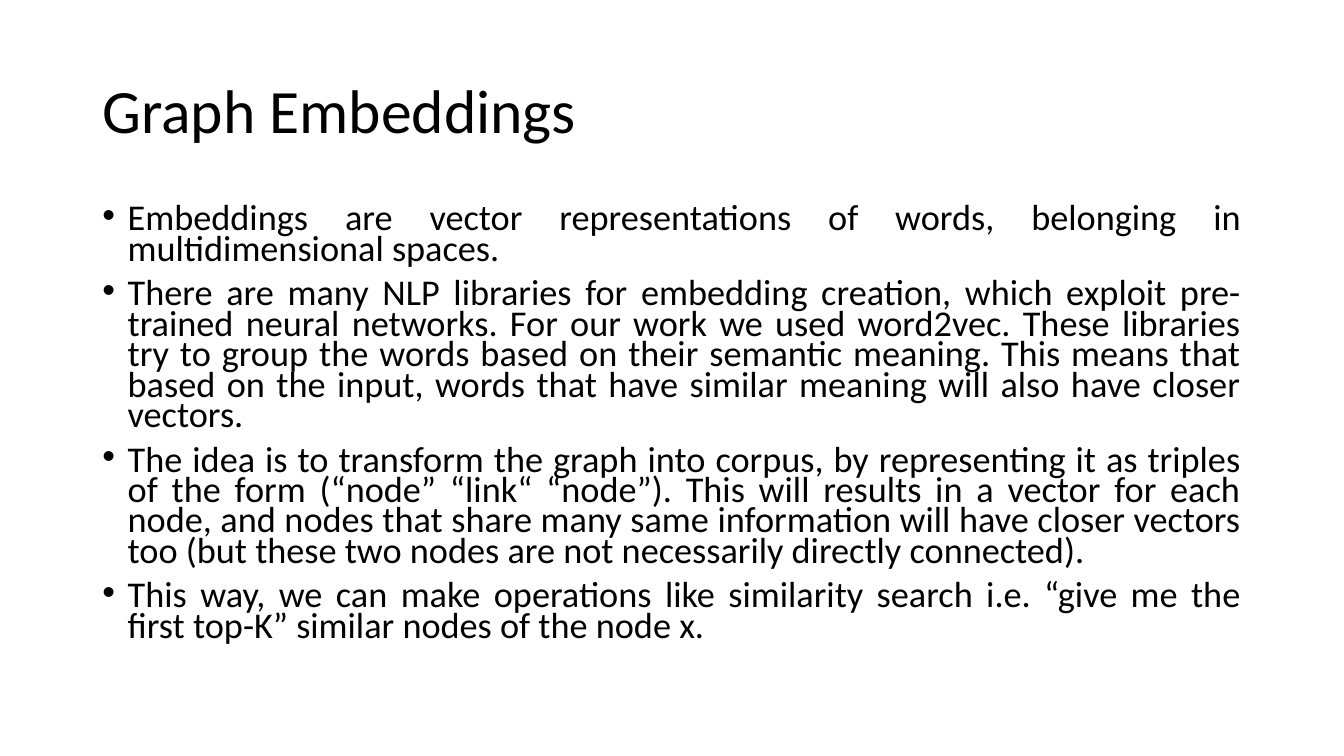
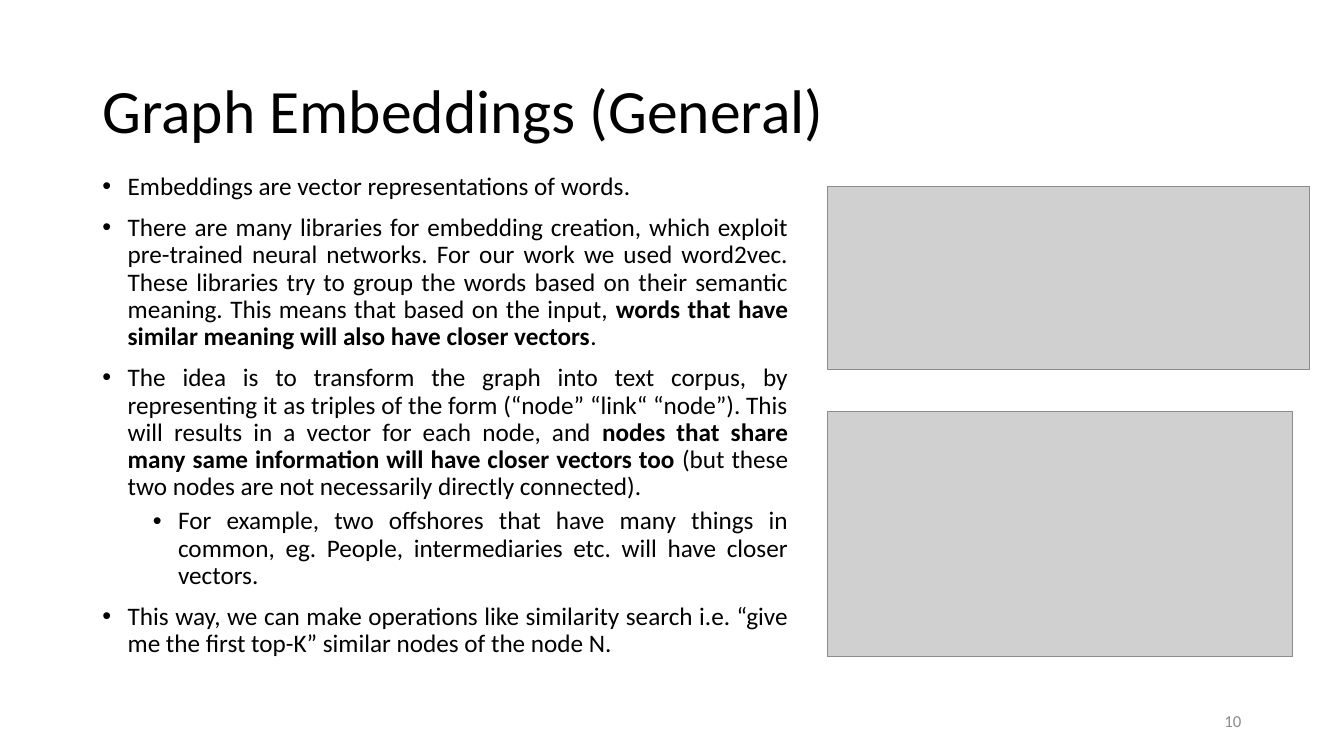
Before and after one commit to MChatzakis/Panama-Papers-Analysis, a slide deck: slide 10 of Presentation/panama_papers.pptx. Drawn at 1344x756 pixels with LibreOffice and Linux fonts; fonts in the diff are those of the drawing; grey boxes stand for pictures. Boxes give left, top, right and bottom in pixels: in the first picture for what was removed or moved away, otherwise in the second. Text is boxed around its words. In the diff, an @@ line names an element or a change of style, - is before the commit and + after.

```diff
--- a/Presentation/panama_papers.pptx
+++ b/Presentation/panama_papers.pptx
@@ title at [102, 88, 824, 144]: text changed @@
-Graph Embeddings
+Graph Embeddings (General)
@@ text at [128, 177, 789, 656]: text changed; size 25.9 to 18 pt @@
-• Embeddings are vector representations of words, belonging in multidimensional spaces.
-• There are many NLP libraries for embedding creation, which exploit pre-trained neural networks. For our work we used word2vec. These libraries try to group the words based on their semantic meaning. This means that based on the input, words that have similar meaning will also have closer vectors.
-• The idea is to transform the graph into corpus, by representing it as triples of the form (“node” “link“ “node”). This will results in a vector for each node, and nodes that share many same information will have closer vectors too (but these two nodes are not necessarily directly connected).
-• This way, we can make operations like similarity search i.e. “give me the first top-K” similar nodes of the node x.
+• Embeddings are vector representations of words.
+• There are many libraries for embedding creation, which exploit pre-trained neural networks. For our work we used word2vec. These libraries try to group the words based on their semantic meaning. This means that based on the input, words that have similar meaning will also have closer vectors.
+• The idea is to transform the graph into text corpus, by representing it as triples of the form (“node” “link“ “node”). This will results in a vector for each node, and nodes that share many same information will have closer vectors too (but these two nodes are not necessarily directly connected).
+  • For example, two offshores that have many things in common, eg. People, intermediaries etc. will have closer vectors.
+• This way, we can make operations like similarity search i.e. “give me the first top-K” similar nodes of the node N.
@@ picture added at [828, 187, 1310, 370] @@
@@ picture added at [828, 411, 1294, 656] @@
@@ page number added at [1224, 716, 1241, 727], 12 pt, text #8C8C8C @@
+10
```
Also in this commit, not shown: 13 other slides changed, 1 slide added.
